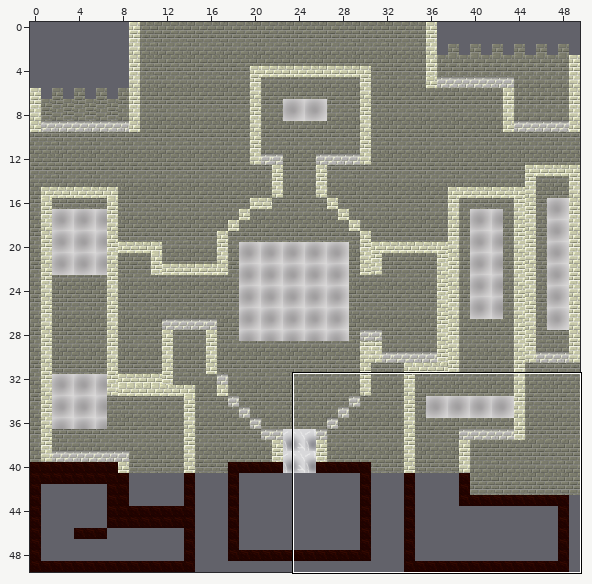
Two versions of a level (Tiled map, tiled/premierNiveau.tmx). Above, an overview of the earlier version with the close-up marked.
Close-up. Before the edit:
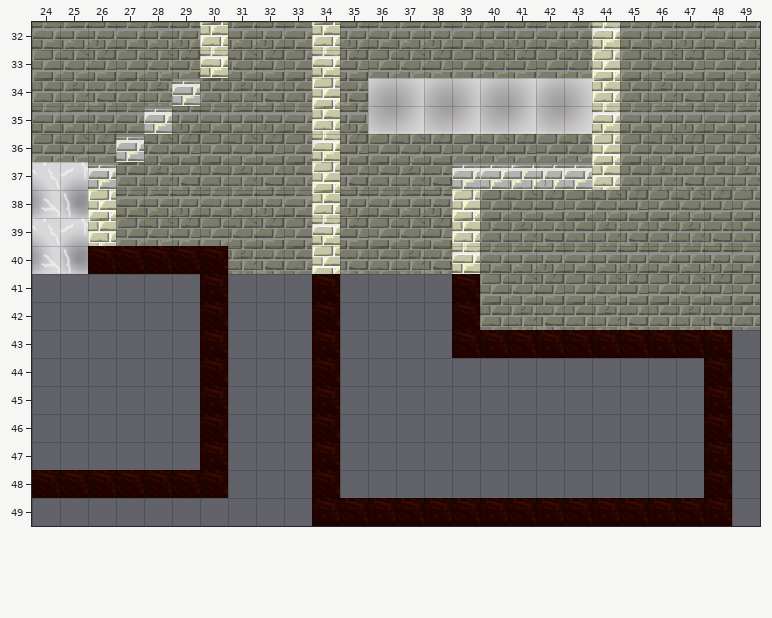
Cells are 32x32 px. Shown: x 24..49, y 32..49. The commit also changed other parts of the map, which this record leaves out.
The result:
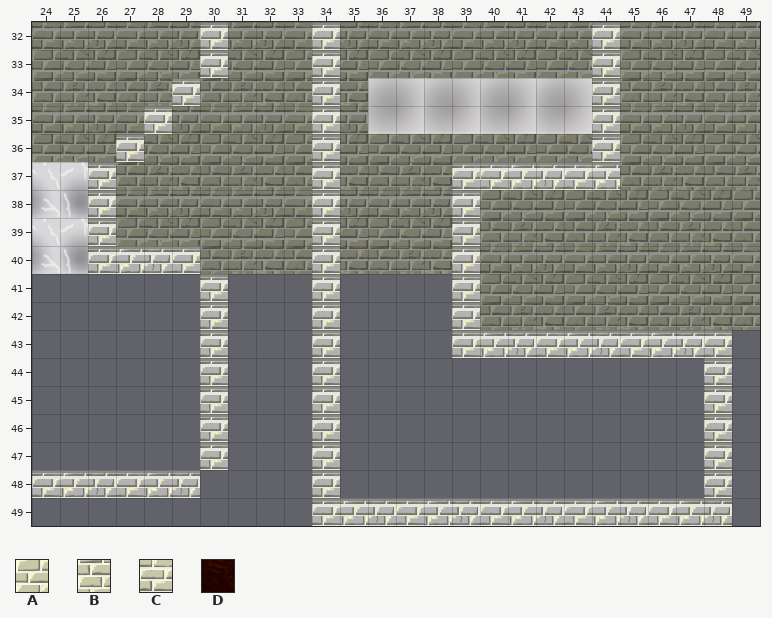
Key: from "tileset": A 0, B 50, C 100, D 200.
_ is an empty cell.
Change:
Layer "deco" (now hidden):
y 32: x 30 B -> _; x 34 B -> _; x 44 C -> _
y 33: x 30 C -> _; x 34 C -> _; x 44 A -> _
y 34: x 34 A -> _; x 44 B -> _
y 35: x 34 B -> _; x 44 C -> _
y 36: x 34 C -> _; x 44 A -> _
y 37: x 34 A -> _; x 44 B -> _
y 38: x 26 A -> _; x 34 B -> _; x 39 A -> _
y 39: x 26 B -> _; x 34 C -> _; x 39 B -> _
y 40: x 26..30 DDDDD -> _____; x 34 A -> _; x 39 C -> _
y 41..42: x 30 D -> _; x 34 D -> _; x 39 D -> _
y 43: x 30 D -> _; x 34 D -> _; x 39..48 DDDDDDDDDD -> __________
y 44..47: x 30 D -> _; x 34 D -> _; x 48 D -> _
y 48: x 24..30 DDDDDDD -> _______; x 34 D -> _; x 48 D -> _
y 49: x 34..48 DDDDDDDDDDDDDDD -> _______________
Boxes around the changes in both close-ups, in picture pixels (x1, y1, x2, y2):
removed: (200, 22, 228, 77)
removed: (312, 22, 732, 526)
removed: (32, 190, 228, 498)
